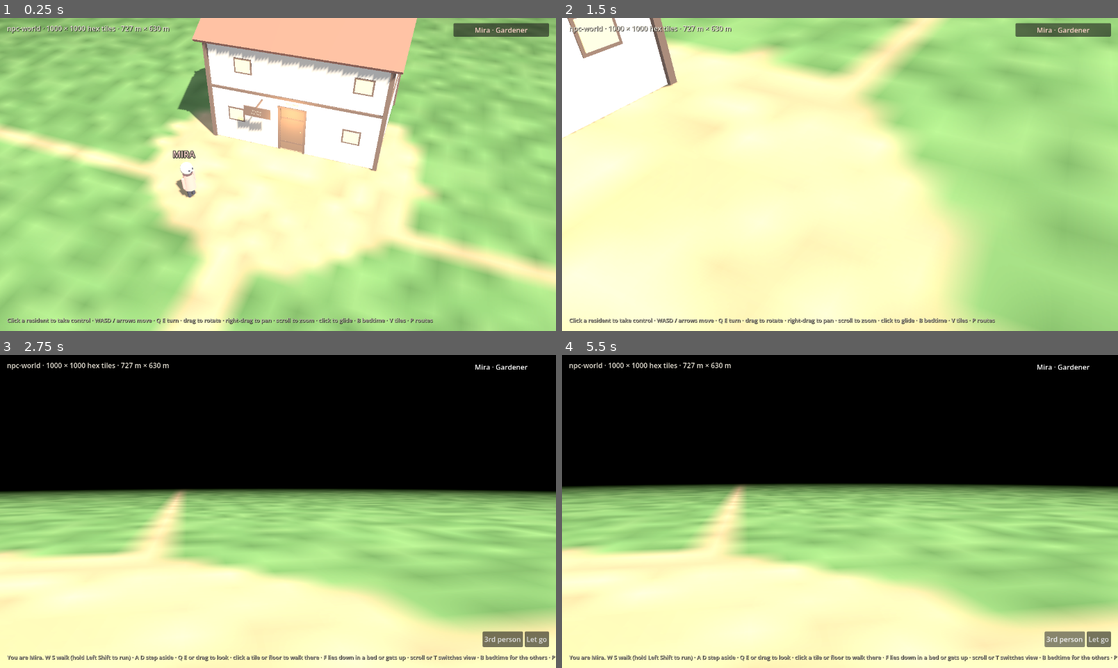
Above: before the commit, frames 1-4 (two rows, left to right).
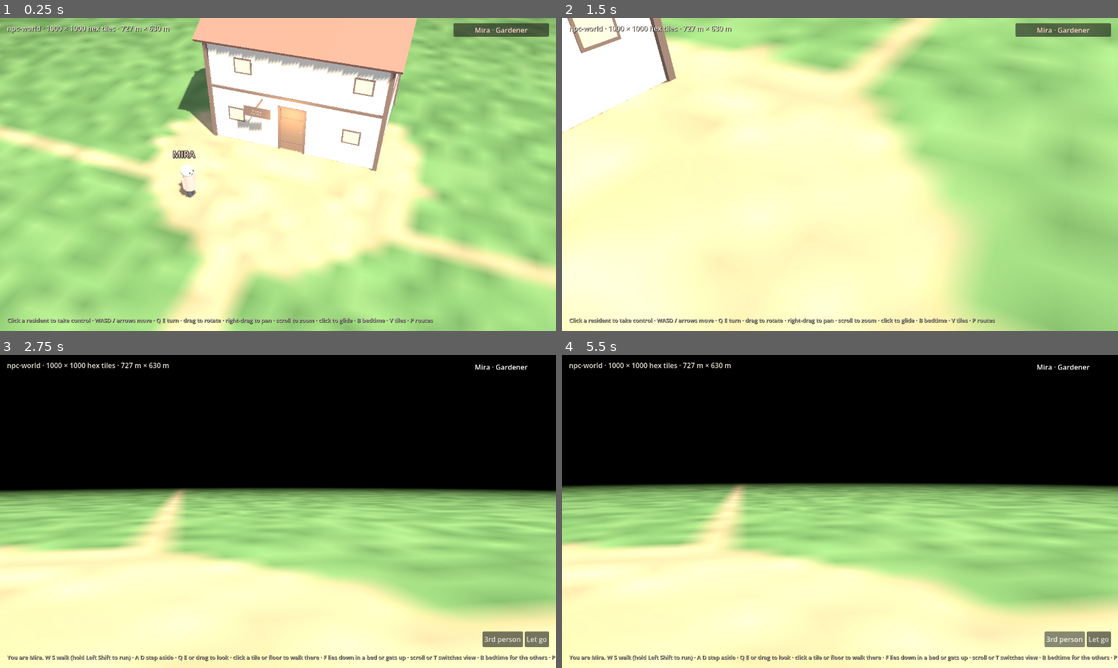
Above: after the commit, the same moments.

Repository: tibitzu/npc-world-godot
Game: Godot game, scene res://scenes/world/world.tscn
Two runs of this game, one before a commit and one after it. Both use one fixed random seed, a clock stepped at 60 frames per second and the inputs below.
Inputs:
- Up to frame 1 (0.25 s): no input
- Up to frame 2 (1.5 s): click "Mira · Gardener" at 0.5 s; click "Let go" at 1.25 s
- Up to frame 3 (2.75 s): click "Mira · Gardener" at 2 s
- Up to frame 4 (5.5 s): click "Let go" at 2.75 s; click "Mira · Gardener" at 3.5 s; click "3rd person" at 4.25 s; click "1st person" at 5 s

The runs differ from the first frame. In frame 1, less than 0.1% of the frame differs, in the area x 31-35%, y 46-55%; in frame 2, 1.4%; in frame 3, 7.5%, in the area x 0-100%, y 42-88%; in frame 4, 6.3%.

Commit message:
No head shadow on residents' necks
The head sat on the flat top of the body and shadowed it, and the thin
shadow edge flickered. The head now sits a little lower, covering the
top of the body, and casts no shadow itself; an invisible stand-in as
wide as the body casts the head's shadow on the ground. First-person
eye height follows the lower head.

Co-Authored-By: Claude Opus 5.5 <noreply@anthropic.com>
Claude-Session: https://claude.ai/code/session_01GrieSD8FtGLQU19TCKvUTk

Diff:
--- a/scenes/actors/resident.tscn
+++ b/scenes/actors/resident.tscn
@@ -36,6 +36,12 @@
 height = 0.3
 radial_segments = 16
 rings = 12
+
+[sub_resource type="SphereMesh" id="Mesh_head_shadow"]
+radius = 0.12
+height = 0.24
+radial_segments = 12
+rings = 8
 
 [sub_resource type="SphereMesh" id="Mesh_eye"]
 material = SubResource("Mat_dark")
@@ -98,21 +104,27 @@
 mesh = SubResource("Mesh_torso")
 
 [node name="Head" type="MeshInstance3D" parent="Body"]
-transform = Transform3D(1, 0, 0, 0, 1, 0, 0, 0, 1, 0, 0.86, 0)
+transform = Transform3D(1, 0, 0, 0, 1, 0, 0, 0, 1, 0, 0.79, 0)
+cast_shadow = 0
 mesh = SubResource("Mesh_head")
 
+[node name="HeadShadow" type="MeshInstance3D" parent="Body"]
+transform = Transform3D(1, 0, 0, 0, 1, 0, 0, 0, 1, 0, 0.79, 0)
+cast_shadow = 3
+mesh = SubResource("Mesh_head_shadow")
+
 [node name="EyeL" type="MeshInstance3D" parent="Body"]
-transform = Transform3D(1, 0, 0, 0, 1, 0, 0, 0, 1, -0.055, 0.88, 0.135)
+transform = Transform3D(1, 0, 0, 0, 1, 0, 0, 0, 1, -0.055, 0.81, 0.135)
 cast_shadow = 0
 mesh = SubResource("Mesh_eye")
 
 [node name="EyeR" type="MeshInstance3D" parent="Body"]
-transform = Transform3D(1, 0, 0, 0, 1, 0, 0, 0, 1, 0.055, 0.88, 0.135)
+transform = Transform3D(1, 0, 0, 0, 1, 0, 0, 0, 1, 0.055, 0.81, 0.135)
 cast_shadow = 0
 mesh = SubResource("Mesh_eye")
 
 [node name="Mouth" type="MeshInstance3D" parent="Body"]
-transform = Transform3D(1, 0, 0, 0, 1, 0, 0, 0, 1, 0, 0.81, 0.146)
+transform = Transform3D(1, 0, 0, 0, 1, 0, 0, 0, 1, 0, 0.74, 0.143)
 cast_shadow = 0
 mesh = SubResource("Mesh_mouth")
 
--- a/scripts/world/camera_rig.gd
+++ b/scripts/world/camera_rig.gd
@@ -248,12 +248,12 @@
 		var sh := sin(h)
 		var ch := cos(h)
 		var cp := cos(_fp_pitch)
-		# eye: 0.18 m in front of the face at 1.35 m; third person: 3.5 m behind and 3 m above that
+		# eye: 0.18 m in front of the face at 1.25 m; third person: 3.5 m behind and 3 m above that
 		var back := 0.18 + (-3.5 - 0.18) * t
-		var up := 1.35 + 3.0 * t
+		var up := 1.25 + 3.0 * t
 		var fp_pos := g + Vector3(sh * back, up, ch * back)
 		# first person looks where the resident looks; third person aims 3.3 m ahead of them
-		var fp_look := g + Vector3(sh * (0.18 + cp * 5.0), 1.35 + sin(_fp_pitch) * 5.0, ch * (0.18 + cp * 5.0))
+		var fp_look := g + Vector3(sh * (0.18 + cp * 5.0), 1.25 + sin(_fp_pitch) * 5.0, ch * (0.18 + cp * 5.0))
 		var tp_look := g + Vector3(sh * 3.3, 0.6, ch * 3.3)
 		cam_pos = orbit.lerp(fp_pos, ease)
 		look_at = focus.lerp(fp_look.lerp(tp_look, t), ease)
